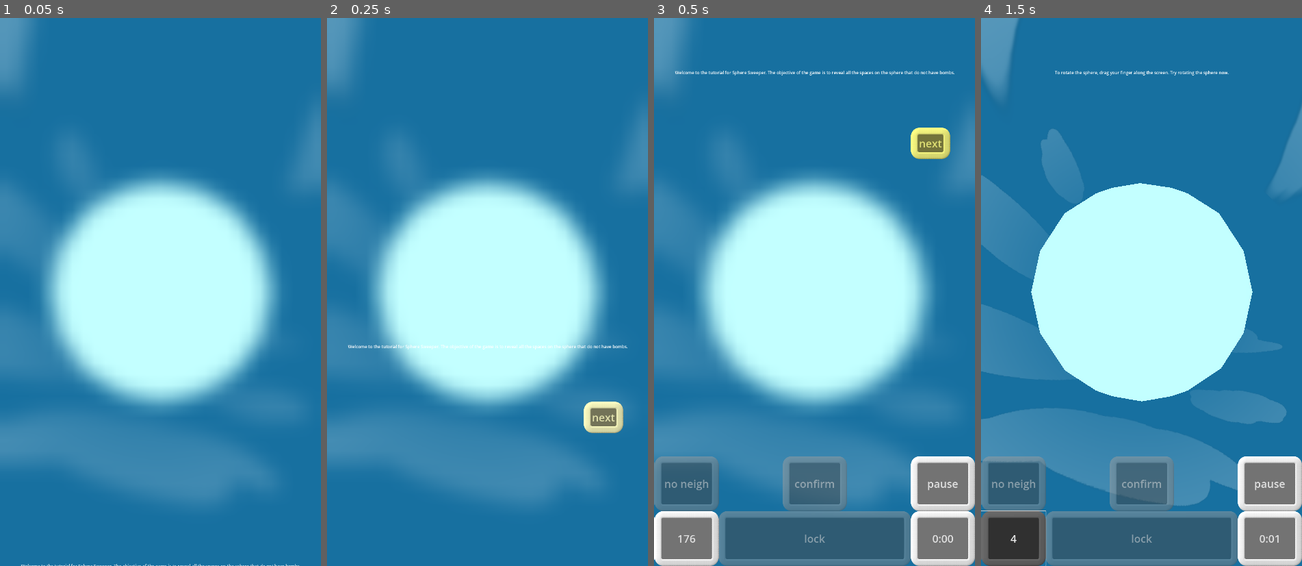
Above: before the commit, frames 1-4 (left to right).
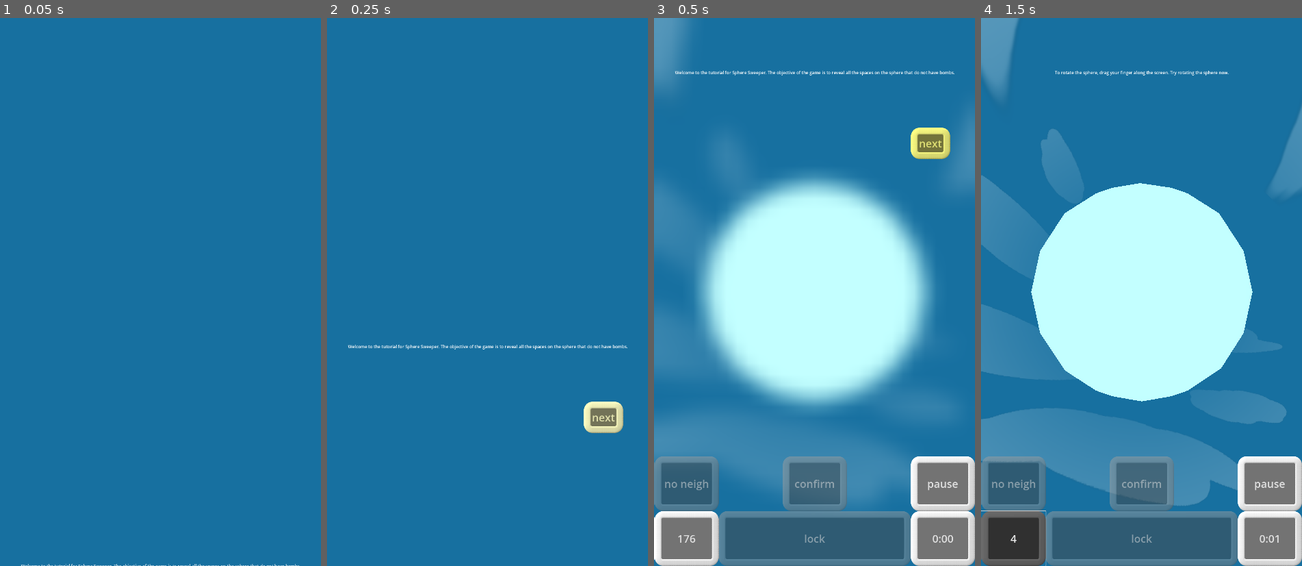
Above: after the commit, the same moments.

Repository: WalynC/sphereSweeperGodot
Game: Godot game, scene res://mainScenes/tutorial.tscn
Two runs of this game, one before a commit and one after it. Both use one fixed random seed, a clock stepped at 60 frames per second and the inputs below. This scene is started directly instead of the project's main scene. Sound files missing from this copy of the repository are replaced by a short silence.
Inputs:
- Up to frame 1 (0.05 s): no input
- Up to frame 2 (0.25 s): no input
- Up to frame 3 (0.5 s): no input
- Up to frame 4 (1.5 s): click "next" at 0.5 s; click "176" at 1.25 s

The runs differ from the first frame. In frame 1, 38% of the frame differs, in the area x 0-100%, y 0-89%; in frame 2, 38%; in frame 3, nothing differs; in frame 4, nothing differs.

Commit message:
Tutorial world pivot starts below screen

Diff:
--- a/mainScenes/tutorial.tscn
+++ b/mainScenes/tutorial.tscn
@@ -121,6 +121,7 @@
 pivot = NodePath("../WorldPivot")
 
 [node name="WorldPivot" type="Node3D" parent="."]
+transform = Transform3D(1, 0, 0, 0, 1, 0, 0, 0, 1, 0, -20, 0)
 script = ExtResource("4_gi5nf")
 
 [node name="board" type="MeshInstance3D" parent="WorldPivot"]
